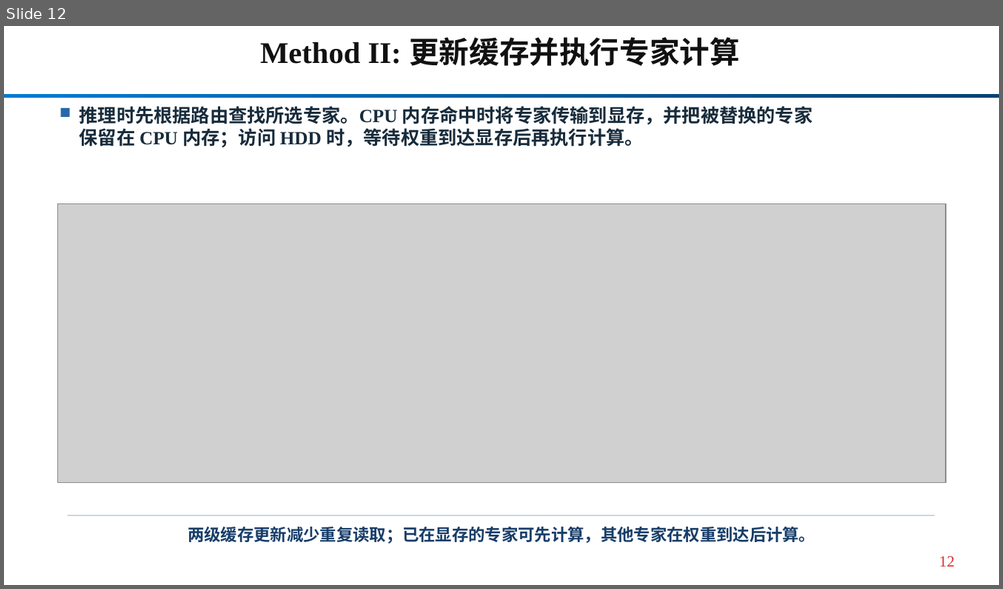
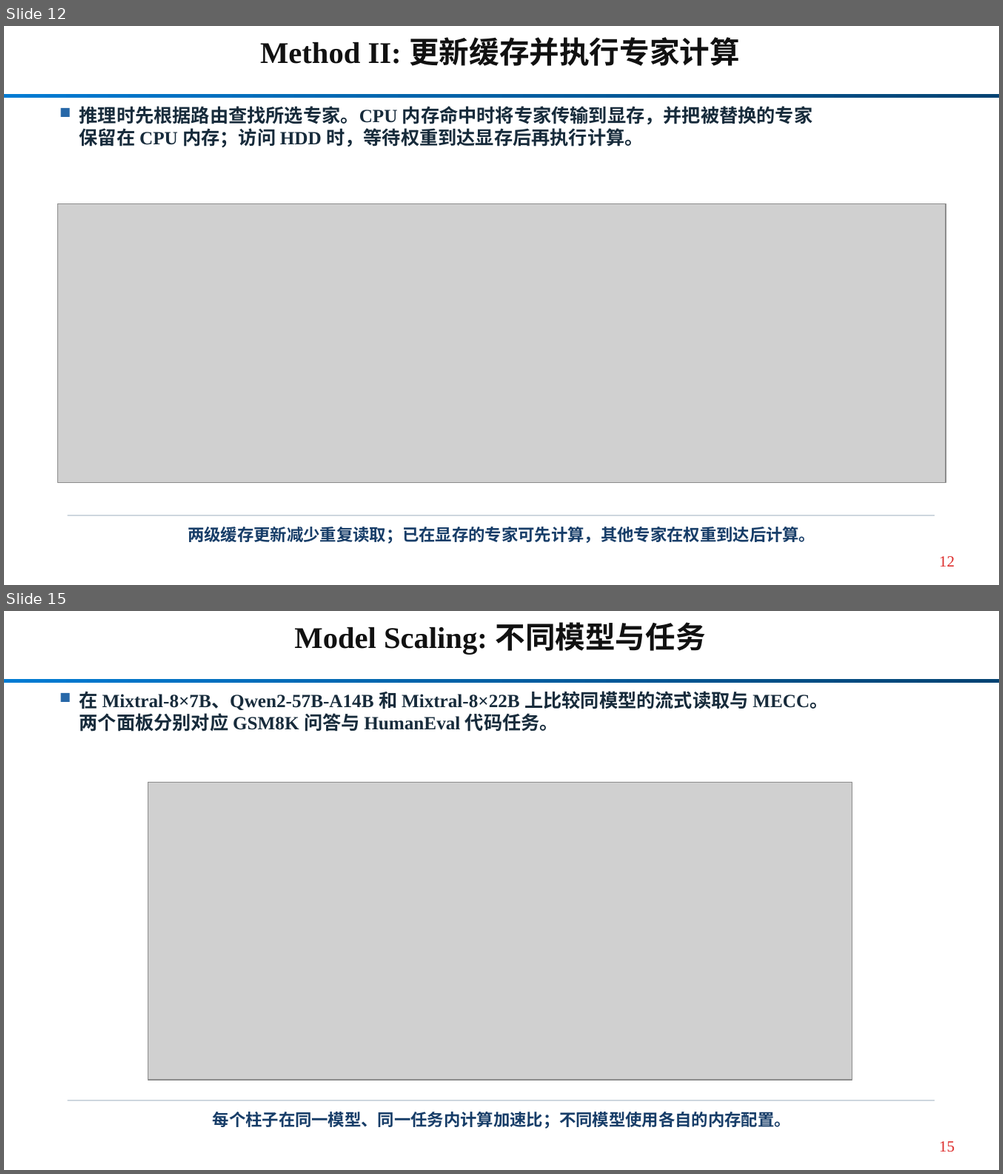
Before and after one commit to Kirihara-Yun/mecc_package, a slide deck: mecc_package/paper/current/MECC_HPCA_current.pptx. Shown one above the other, each under a label of ours: slide 12 before the commit, slides 12 and 15 after it; the slides between them are not shown. The pictures are 1003x589 and 1003x1174 pixels, drawn with LibreOffice and Linux fonts; fonts in the diff are those of the drawing; grey boxes stand for pictures. Boxes give left, top, right and bottom in pixels: in the first picture for what was removed or moved away, otherwise in the second. Text is boxed around its words. In the diff, an @@ line names an element or a change of style, - is before the commit and + after.

Commit message:
slides: synchronize group meeting figures with R27 and audit disclosures

```diff
--- a/mecc_package/paper/current/MECC_HPCA_current.pptx
+++ b/mecc_package/paper/current/MECC_HPCA_current.pptx
@@ slide 15 added at (4, 611, 999, 1170), background #FFFFFF; not listed: 1 template element that a slide beside it also shows @@
@@ text added at (294, 622, 706, 655), 29 pt, text #111111, bold @@
+Model Scaling: 不同模型与任务
@@ rectangle added at (61, 693, 70, 702), fill #2768A8 @@
@@ text added at (79, 691, 828, 732), 18 pt, text #172B3B, bold @@
+在 Mixtral-8×7B、Qwen2-57B-A14B 和 Mixtral-8×22B 上比较同模型的流式读取与 MECC。
+两个面板分别对应 GSM8K 问答与 HumanEval 代码任务。
@@ picture added at (148, 783, 851, 1080) @@
@@ rectangle added at (68, 1100, 934, 1101), fill #C4CFD8 @@
@@ text added at (213, 1112, 791, 1129), 16 pt, text #173D68, bold @@
+每个柱子在同一模型、同一任务内计算加速比；不同模型使用各自的内存配置。
@@ text added at (939, 1142, 954, 1152), 15 pt, text #DD2A29 @@
+15
```
Also in this commit, not shown: 4 slides changed, 6 other slides added, 2 slides removed, 41 other files.
